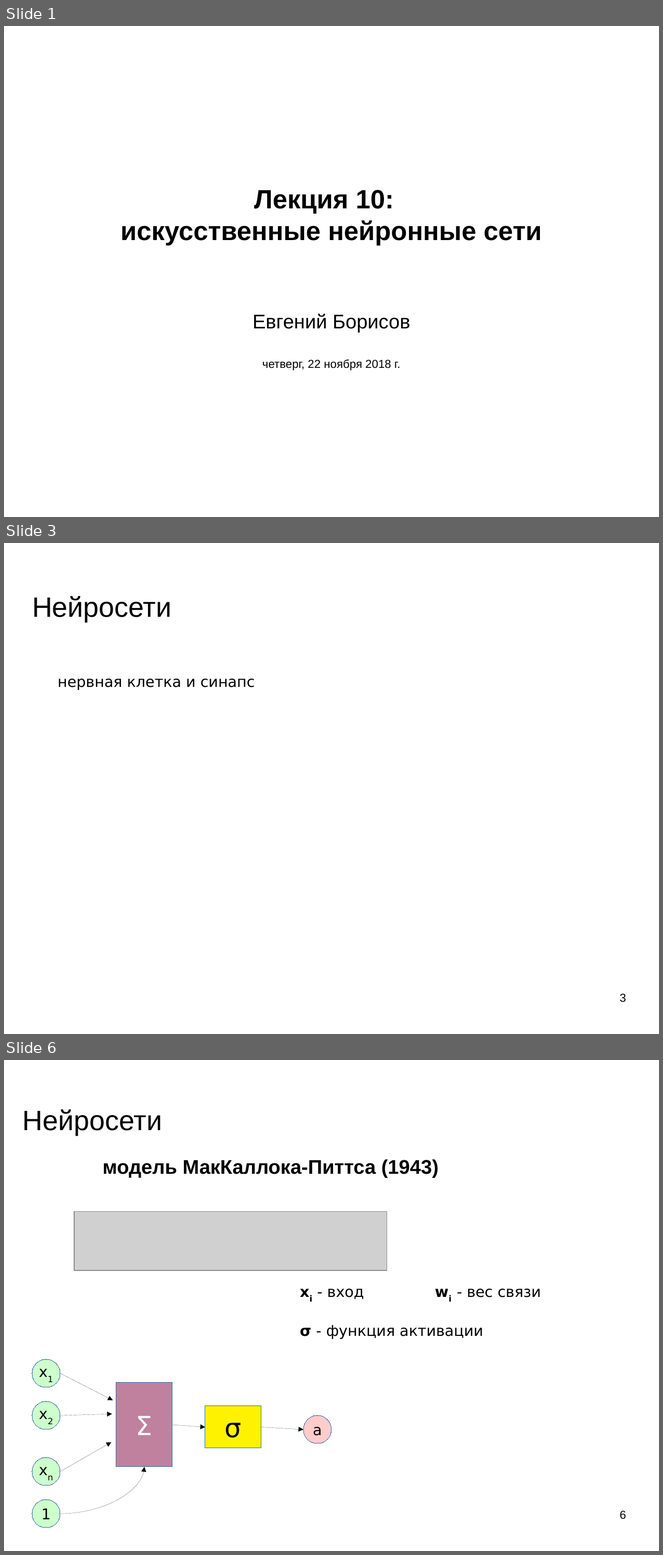
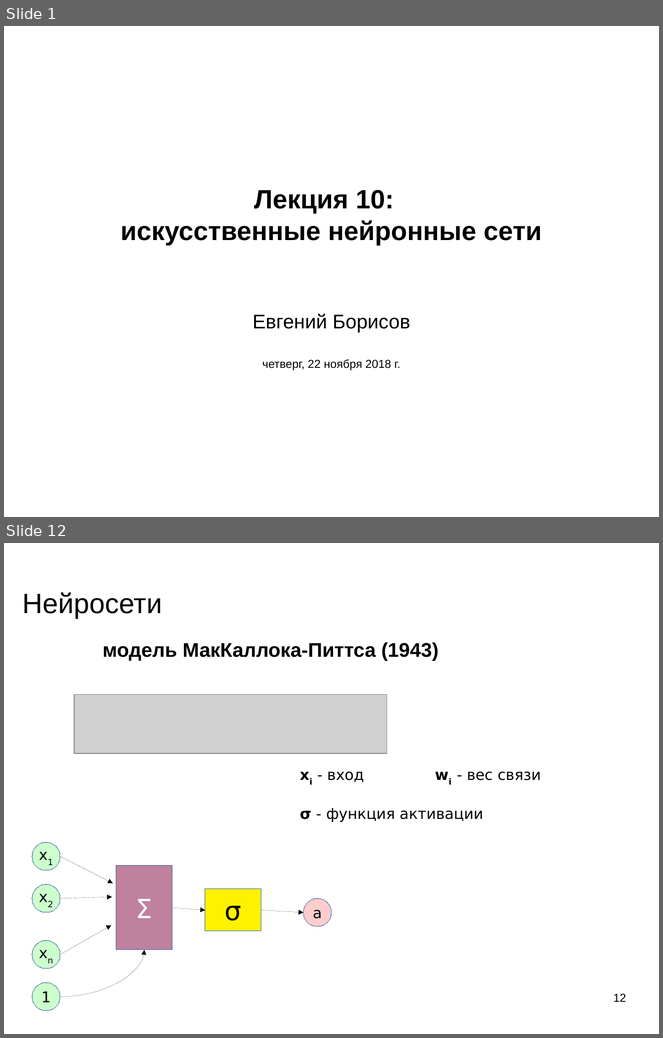
Before and after one commit to mechanoid5/ml_lectorium_legacy, a slide deck: 10-ann.odp. Shown one above the other, each under a label of ours: slides 1, 3 and 6 before the commit, slides 1 and 12 after it; the slides between them are not shown. The pictures are 663x1555 and 663x1038 pixels, drawn with LibreOffice and Linux fonts; fonts in the diff are those of the drawing; grey boxes stand for pictures; background and template pictures are left out. Boxes give left, top, right and bottom in pixels: in the first picture for what was removed or moved away, otherwise in the second. Text is boxed around its words. In the diff, an @@ line names an element or a change of style, - is before the commit and + after.

```diff
--- a/10-ann.odp
+++ b/10-ann.odp
@@ slide 3 removed at [4, 543, 659, 1034], background picture (left out) @@
@@ title removed at [32, 596, 171, 622] @@
-Нейросети
@@ text removed at [58, 679, 255, 690] @@
-нервная клетка и синапс
@@ page number removed at [620, 994, 626, 1003] @@
-3
@@ what was slide 6 is now slide 12 @@
@@ page number at [613, 994, 626, 1002]: text changed @@
-6
+12
```
Also in this commit, not shown: 2 slides changed, 8 slides added, 1 other slide removed, 6 other files.
